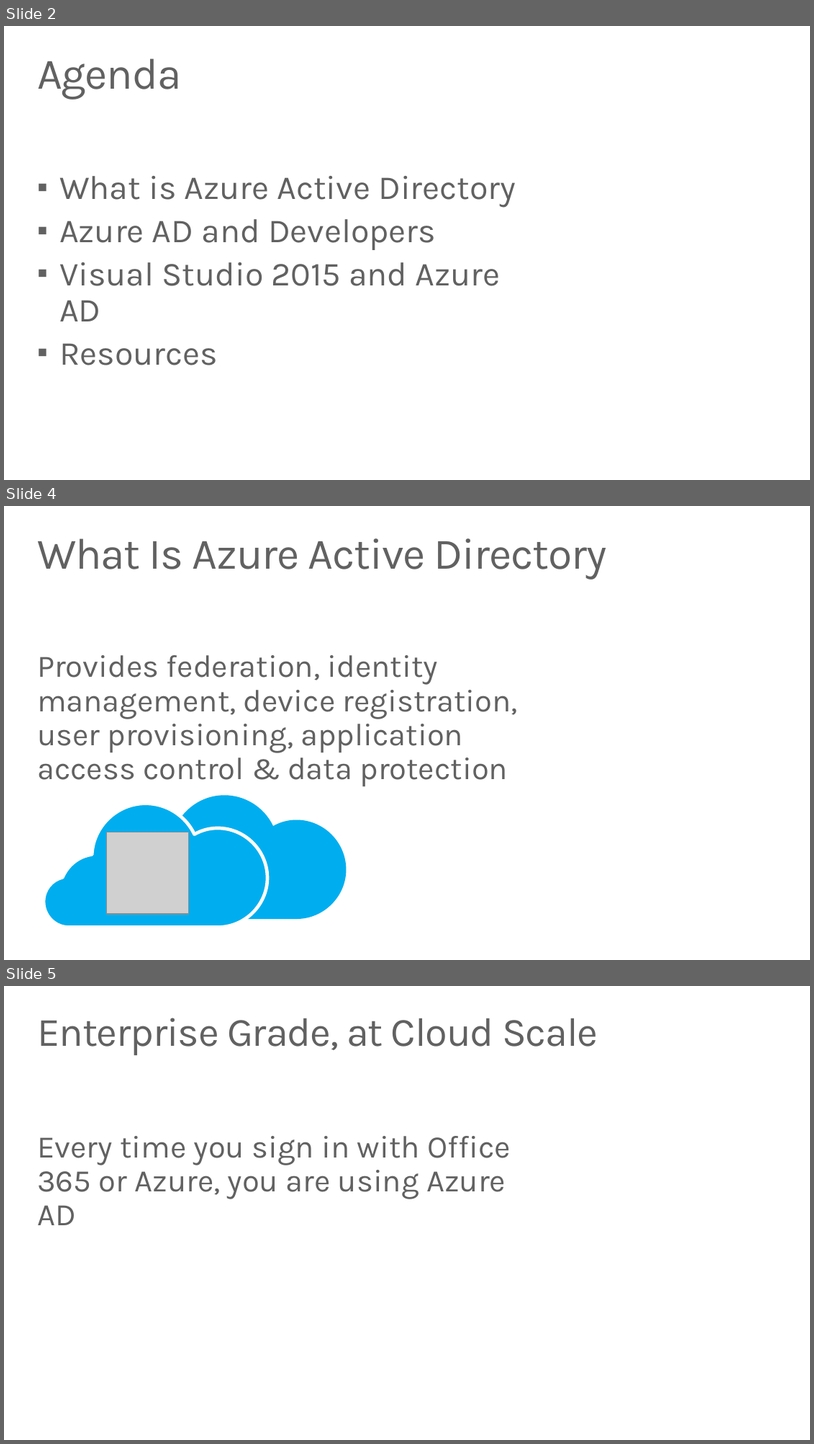
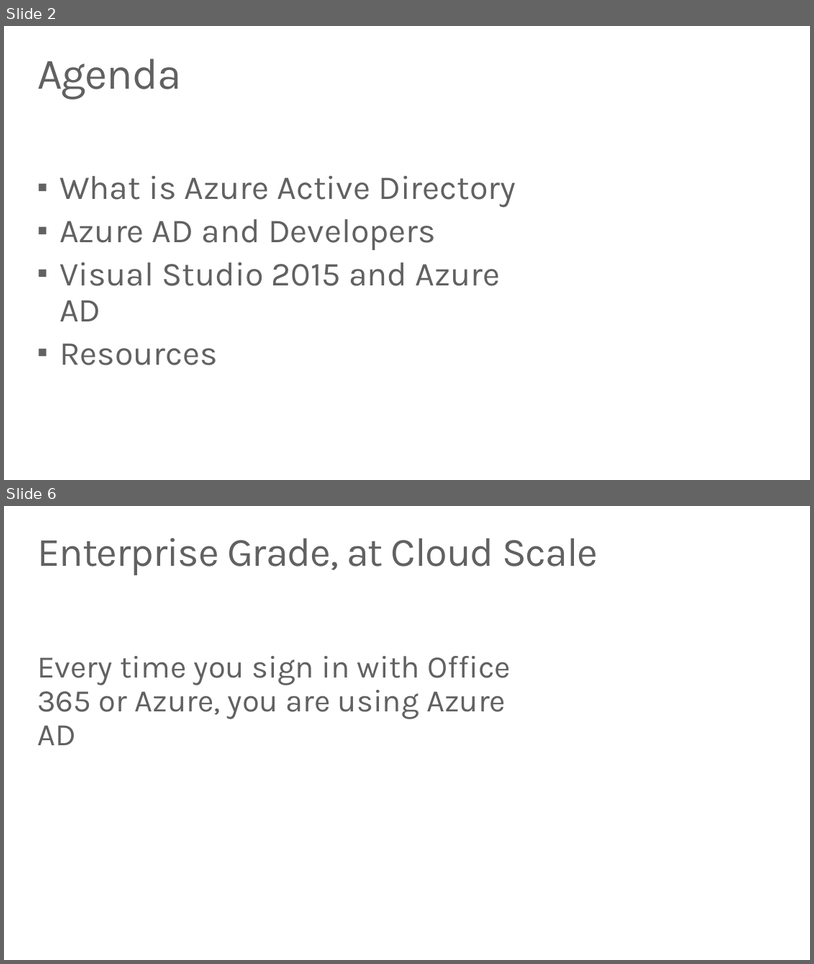
Before and after one commit to kdebnath/manipalglobal-azure, a slide deck: Decks/Azure AD.pptx. Shown one above the other, each under a label of ours: slides 2, 4 and 5 before the commit, slides 2 and 6 after it; the slides between them are not shown. The pictures are 814x1444 and 814x964 pixels, drawn with LibreOffice and Linux fonts; fonts in the diff are those of the drawing; grey boxes stand for pictures. Boxes give left, top, right and bottom in pixels: in the first picture for what was removed or moved away, otherwise in the second. Text is boxed around its words. In the diff, an @@ line names an element or a change of style, - is before the commit and + after.

```diff
--- a/Decks/Azure AD.pptx
+++ b/Decks/Azure AD.pptx
@@ slide 4 removed at [4, 506, 810, 960], background #FFFFFF @@
@@ title removed at [37, 538, 607, 579] @@
-What Is Azure Active Directory
@@ text removed at [37, 655, 518, 786] @@
-Provides federation, identity management, device registration, user provisioning, application access control & data protection
@@ freeform shape removed at [44, 803, 268, 927] @@
@@ freeform shape removed at [123, 795, 347, 918] @@
@@ picture removed at [107, 831, 190, 914] @@
@@ what was slide 5 is now slide 6 @@
```
Also in this commit, not shown: 3 slides added, 1 other slide removed.
